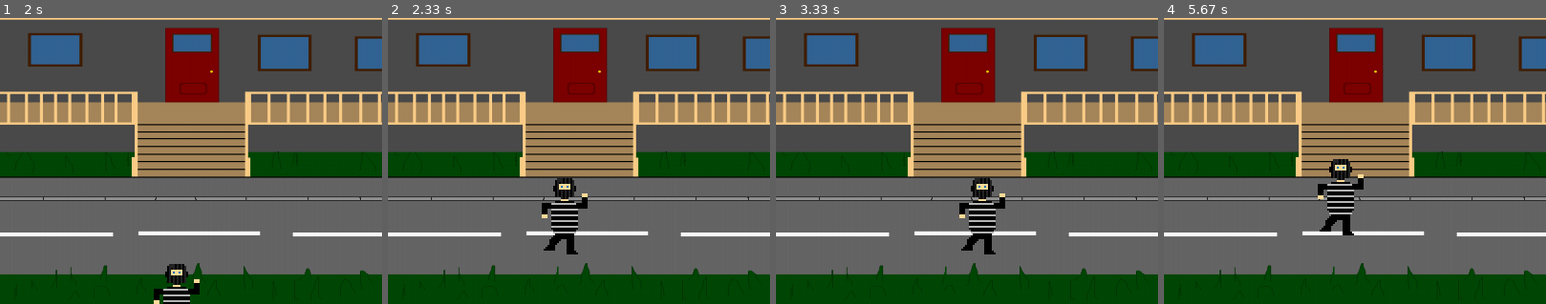
Above: before the commit, frames 1-4 (left to right).
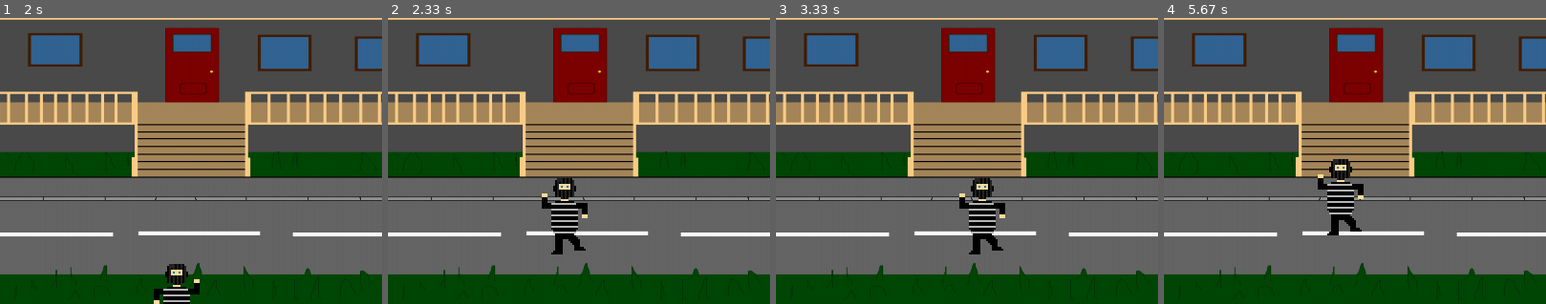
Above: after the commit, the same moments.

Repository: 25-26-1AHIF/pygameproject-rauber_david_jonas
Game: pygame game, started from game/main.py
Two runs of this game, one before a commit and one after it. Both use one fixed random seed, a clock stepped at 60 frames per second and the inputs below.
Inputs:
- Up to frame 1 (2 s): click "Starten" at 0.38 s; click "Easy" at 1.22 s; hold Right 1.5-1.97 s
- Up to frame 2 (2.33 s): hold Up 2-2.3 s
- Up to frame 3 (3.33 s): hold Right 2.33-2.8 s; hold Left from 2.83 s (still down)
- Up to frame 4 (5.67 s): release Left at 3.37 s; hold Down 3.4-3.7 s; tap Space at 4.17 s; click "Weiter Spielen" at 4.55 s; hold Up 4.83-5.2 s; hold Right from 5.23 s (still down)
The pictures show only the part of the screen within x 26-76%, y 50-100%; the shares and areas given below are measured in that part.

Frame 1 is identical in both runs. In frame 2, 0.6% of the frame differs, in the area x 40-53%, y 61-83%; in frame 3, 0.6%, in the area x 48-60%, y 61-83%; in frame 4, 0.6%.

Commit message:
player_animation

Diff:
--- a/game/objects/Screens/Play_Screen.py
+++ b/game/objects/Screens/Play_Screen.py
@@ -47,7 +47,7 @@
 
         screen.fill("black")
         straße.draw(screen,x_pos_hintergrund, 0, frame_counter)
-        player.update_and_draw(max_x_pos=gv.SCREEN_WIDTH/2, min_x_pos=gv.SCREEN_WIDTH/2-1, max_y_pos=gv.SCREEN_HIGHT, min_y_pos=0)
+        player.update_and_draw(max_x_pos=gv.SCREEN_WIDTH/2, min_x_pos=gv.SCREEN_WIDTH/2-1, max_y_pos=gv.SCREEN_HIGHT, min_y_pos=gv.SCREEN_HIGHT/3*2)
         coins.show_coins()
         pygame.display.flip()
         clock.tick(gv.FPS)
--- a/game/objects/player.py
+++ b/game/objects/player.py
@@ -7,8 +7,11 @@
         self.player_x_pos = player_x_pos
         self.player_y_pos = player_y_pos
         self.screen = screen
-        self.sprite = Bilder("../assats/Bilder/Player_moving.png",2,pygame.Rect(0,0, 100,100), 2)
+        self.sprite = Bilder("../assats/Bilder/Player_moving.png",2,pygame.Rect(0,0, 100,100), 30)
         self.sprite.load_spritesheet()
+        self.frame_counter = 0
+        self.speed = 0
+
 
     def move(self, max_x_pos: int, min_x_pos: int,
              max_y_pos: int, min_y_pos: int) -> None:
@@ -34,8 +37,10 @@
                 self.player_y_pos = max_y_pos - gv.player_size
 
     def update_and_draw(self, max_x_pos: int, min_x_pos: int,
-             max_y_pos: int, min_y_pos: int):
+                        max_y_pos: int, min_y_pos: int):
         self.move(max_x_pos, min_x_pos, max_y_pos, min_y_pos)
-
-
-        self.sprite.draw(screen=self.screen,xpos=self.player_x_pos,ypos=self.player_y_pos,frame_counter=0)
+        self.speed += 1/self.sprite.animation_speed
+        if self.speed >= 1:
+            self.frame_counter += 1
+        self.sprite.draw(screen=self.screen, xpos=self.player_x_pos, ypos=self.player_y_pos,
+                         frame_counter=self.frame_counter)
Binary file changed: assats/Bilder/Player_moving.png
